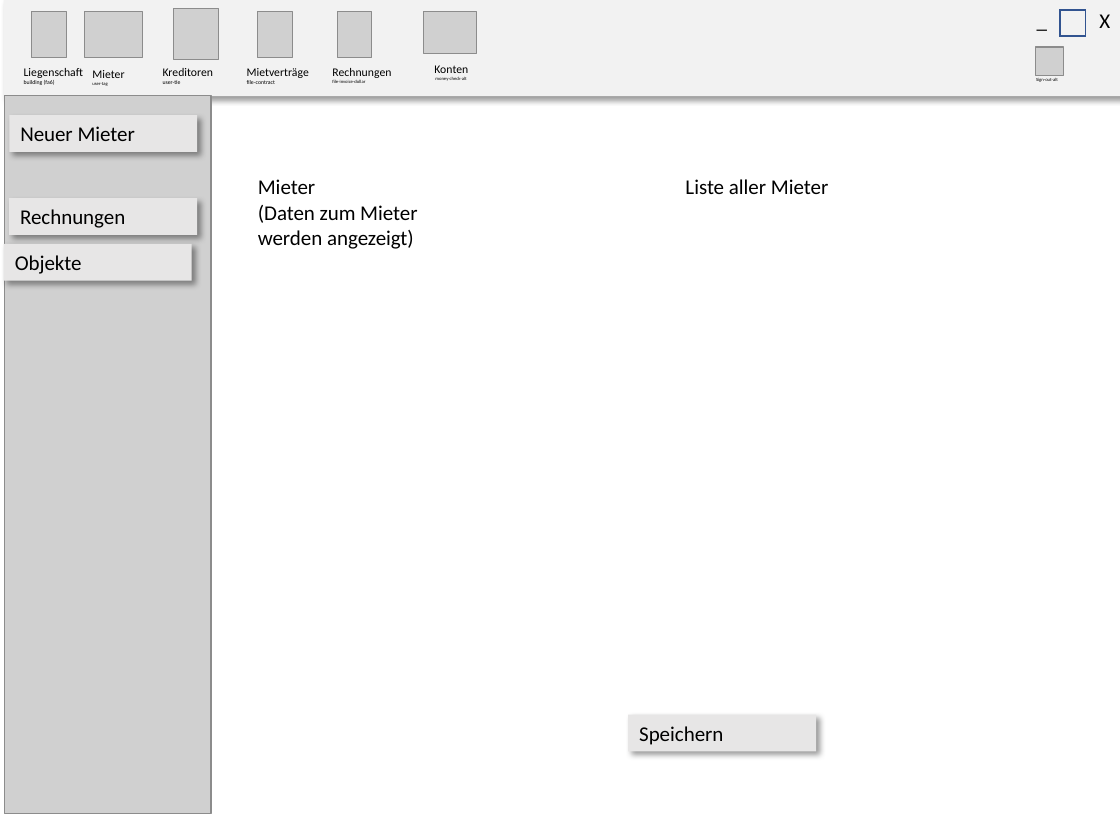
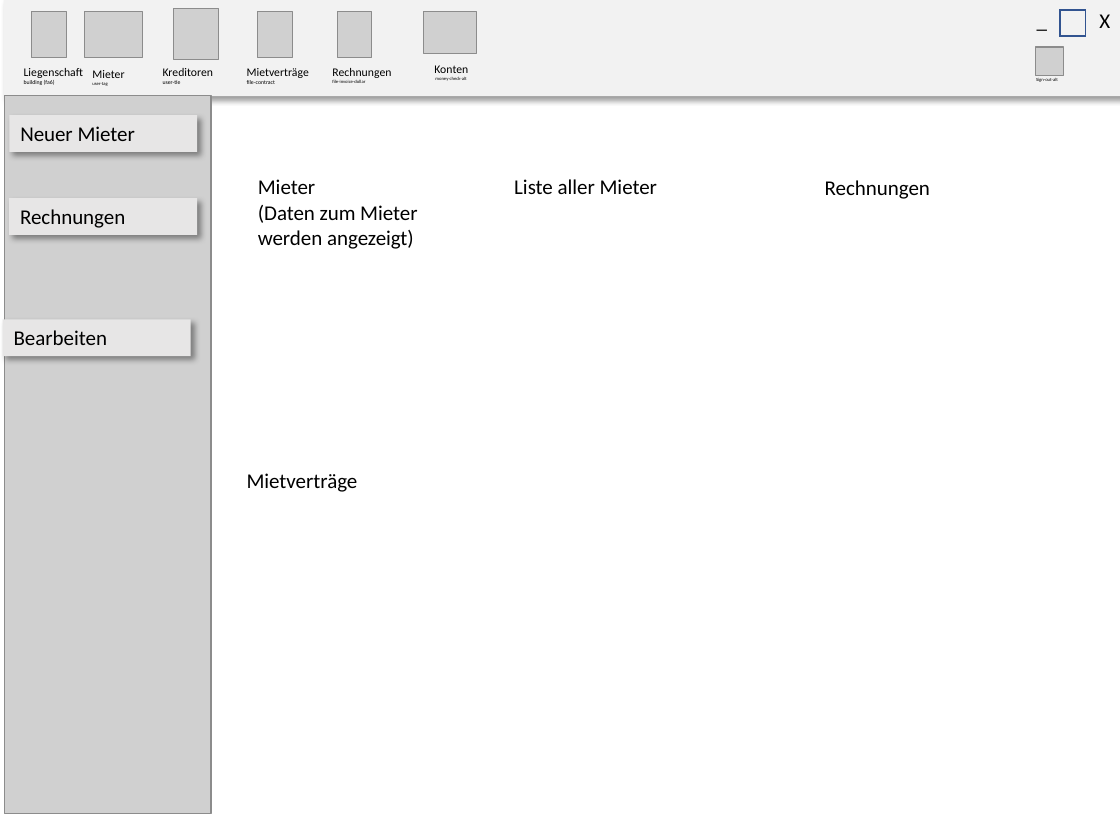
Before and after one commit to sirtheta/ImmoGlobal_Semesterarbeit, a slide deck: slide 5 of docs/GUI-Design.pptx. Drawn at 1120x840 pixels with LibreOffice and Linux fonts; fonts in the diff are those of the drawing; grey boxes stand for pictures. Boxes give left, top, right and bottom in pixels: in the first picture for what was removed or moved away, otherwise in the second. Text is boxed around its words. In the diff, an @@ line names an element or a change of style, - is before the commit and + after.

```diff
--- a/docs/GUI-Design.pptx
+++ b/docs/GUI-Design.pptx
@@ text "Liste aller Mieter": place and size @@
-text "Liste aller Mieter" at bbox=[685, 179, 828, 194]
+text "Liste aller Mieter" at bbox=[514, 179, 657, 194]
@@ text added at bbox=[825, 180, 930, 199], 13.5 pt, text #000000 @@
+Rechnungen
@@ rectangle removed at bbox=[3, 244, 192, 281] @@
-Objekte
@@ rectangle added at bbox=[2, 319, 190, 356], fill #E7E6E6, 13.5 pt, text #000000 @@
+Bearbeiten
@@ text added at bbox=[247, 473, 358, 492], 13.5 pt, text #000000 @@
+Mietverträge
@@ rectangle removed at bbox=[628, 715, 816, 752] @@
-Speichern
```
Also in this commit, not shown: 7 other slides changed, 1 slide added, 16 other files.
